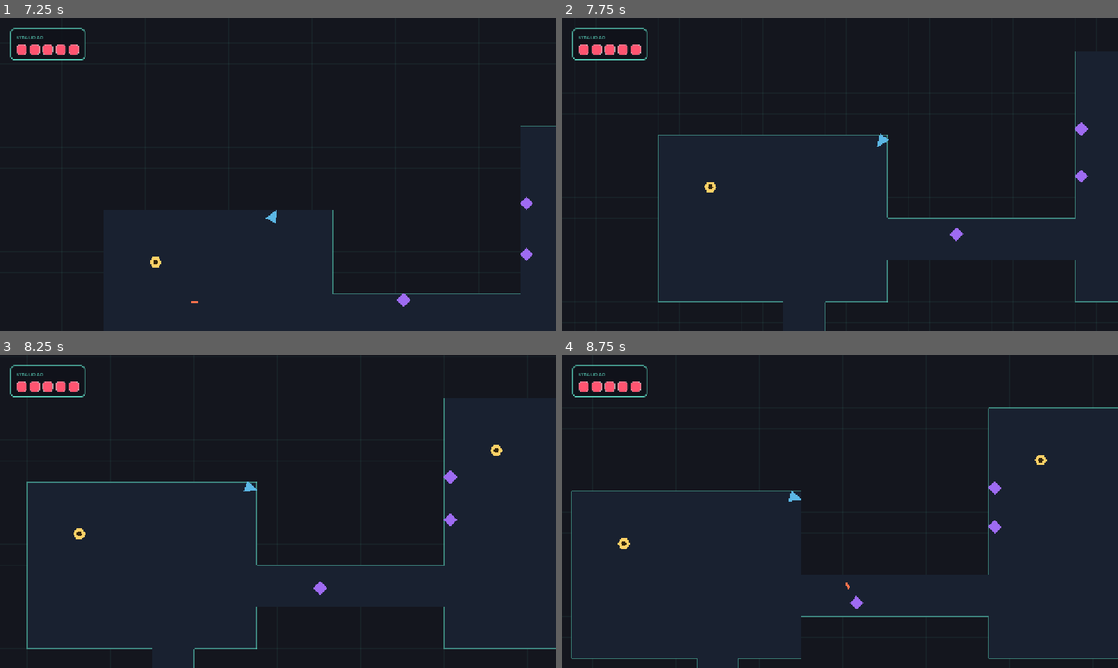
Above: before the commit, frames 1-4 (two rows, left to right).
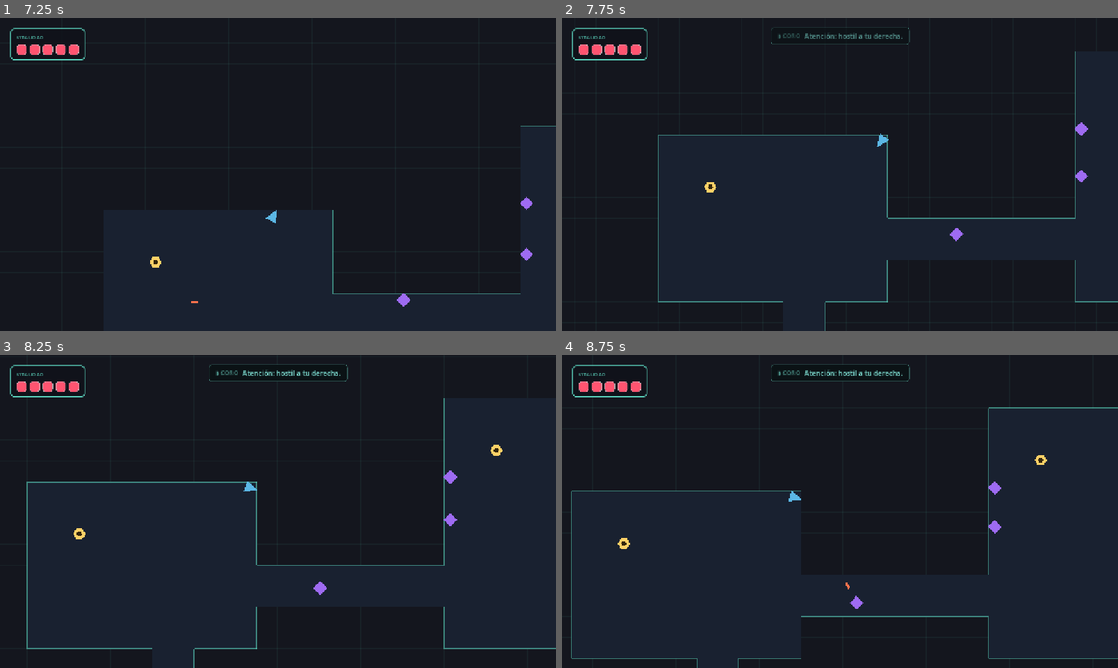
Above: after the commit, the same moments.

Repository: Im-diegollull/Shooter-Roguelike
Game: Godot game, scene res://scenes/ui/MainMenu.tscn
Two runs of this game, one before a commit and one after it. Both use one fixed random seed, a clock stepped at 60 frames per second and the inputs below.
Inputs (mouse positions are in pixels of both pictures, inside the frame that each line leads up to):
- Up to frame 1 (7.25 s): click "JUGAR" at 0.5 s; tap Enter at 1.25 s; move the mouse to (250, 237) at 1.27 s; hold E (interact) 1.28-2.03 s; hold W (move_up) 1.28-2.78 s; move the mouse to (444, 221) at 2.02 s; click (444, 221) at 2.1 s; move the mouse to (111, 127) at 2.77 s; hold A (move_left) 2.78-4.28 s; tap R at 2.85, 5.1 s; move the mouse to (305, 174) at 3.52 s; tap E (interact) at 3.6 s; move the mouse to (194, 96) at 4.27 s; press the mouse at (194, 96) at 4.28 s; hold S (move_down) 4.28-5.03 s; move the mouse to (400, 158) at 5.02 s; release the mouse at (400, 158) at 5.03 s; hold D (move_right) 5.03-5.78 s; move the mouse to (166, 190) at 5.77 s; hold W (move_up) 5.78-6.53 s; hold E (interact) 5.78-6.53 s; move the mouse to (333, 105) at 6.52 s; hold D (move_right) from 6.53 s (still down); click (333, 105) at 6.6 s
- Up to frame 2 (7.75 s): keep holding D (move_right); move the mouse to (812, 237) at 7.27 s; tap R at 7.35 s
- Up to frame 3 (8.25 s): keep holding D (move_right); move the mouse to (444, 558) at 8.02 s; tap E (interact) at 8.1 s
- Up to frame 4 (8.75 s): keep holding D (move_right)

Frame 1 is identical in both runs. In frame 2, 0.2% of the frame differs, in the area x 37-63%, y 3-9%; in frame 3, 0.3%, in the area x 37-63%, y 2-9%; in frame 4, 0.3%.

Commit message:
CORO útil — radar de amenazas fuera de tu mira y guía al portal

Diff:
--- a/scenes/world/Exit.gd
+++ b/scenes/world/Exit.gd
@@ -13,6 +13,7 @@
 var _used: bool = false
 
 func _ready() -> void:
+	add_to_group("exit")  # para que CORO pueda guiar al jugador hacia él
 	collision_layer = 0
 	collision_mask = 1  # capa del jugador
 	monitoring = true
--- a/scripts/managers/Coro.gd
+++ b/scripts/managers/Coro.gd
@@ -18,6 +18,24 @@
 ## Probabilidad de que CORO comente una baja (no habla en cada muerte).
 const KILL_COMMENT_CHANCE := 0.28
 
+# --- Función jugable: radar de amenazas + guía a la salida ---
+
+## Cada cuánto (segundos) CORO revisa el entorno del jugador. No hace falta cada
+## frame: con esto basta para avisar a tiempo sin coste.
+const SCAN_INTERVAL := 0.3
+## Un enemigo dentro de este radio del jugador se considera una amenaza cercana.
+const THREAT_RADIUS := 340.0
+## Solo se "olvida" un enemigo (y podrá volver a avisar) al salir de este radio
+## mayor: evita que un enemigo que oscila en el borde avise una y otra vez.
+const THREAT_FORGET_RADIUS := 520.0
+## Mínimo entre dos avisos de amenaza seguidos (no spamear en un enjambre).
+const THREAT_GAP := 2.6
+## Semiángulo (radianes) del cono de puntería del jugador. Solo se avisa de
+## enemigos FUERA de ese cono: los que ya estás mirando no necesitan aviso.
+const FRONT_HALF_ANGLE := 1.0  # ~57°
+## Más allá de este ángulo respecto a tu puntería, el enemigo está "a tu espalda".
+const BEHIND_ANGLE := 2.35  # ~135°
+
 # --- Repertorio (tono manual de seguridad; algunas líneas siembran el lore) ---
 
 const LINES_WELCOME: Array[String] = [
@@ -45,6 +63,21 @@
 	"Sector estable. Continúe descendiendo.",
 	"Si escucha una voz que recuerda su nombre, repórtela. Es un fallo.",
 	"Caldera le desea una jornada productiva.",
+]
+
+## Aviso de amenaza. %s se sustituye por la dirección ("a tu izquierda", etc.).
+const LINES_THREAT: Array[String] = [
+	"Cuidado, %s.",
+	"Contacto %s. Muévase.",
+	"Amenaza %s, operario.",
+	"Atención: hostil %s.",
+]
+
+## Guía al portal de descenso cuando el sector queda limpio. %s = dirección.
+const LINES_EXIT: Array[String] = [
+	"Sector despejado. El descenso está %s.",
+	"Ruta libre. La bajada queda %s. Buen trabajo.",
+	"Sin hostiles. Portal de descenso %s.",
 ]
 
 var _layer: CanvasLayer
@@ -56,6 +89,17 @@
 var _idle_time: float = 0.0
 var _idle_next: float = 0.0
 var _rng := RandomNumberGenerator.new()
+var _tween: Tween = null
+
+# Estado del radar / guía.
+var _scan_time: float = 0.0
+var _threat_gap: float = 0.0
+## Enemigos ya avisados (instance_id → true) hasta que se alejen o mueran.
+var _warned: Dictionary = {}
+## Si en este piso llegó a haber enemigos (para no "despejar" un piso vacío).
+var _saw_enemies: bool = false
+## Si ya se guio al portal en este piso (una sola vez por piso).
+var _exit_announced: bool = false
 
 func _ready() -> void:
 	_rng.randomize()
@@ -64,21 +108,103 @@
 	RunMemory.kill_registered.connect(_on_kill)
 
 func _process(delta: float) -> void:
-	# Líneas ambientales: solo si hay jugador en escena y no hay nada mostrándose.
+	var player: Node2D = get_tree().get_first_node_in_group("player")
+	if player == null:
+		return
+
+	# Radar de amenazas + guía a la salida (función jugable): en tiempo real,
+	# pero sin escanear cada frame.
+	_threat_gap = maxf(_threat_gap - delta, 0.0)
+	_scan_time += delta
+	if _scan_time >= SCAN_INTERVAL:
+		_scan_time = 0.0
+		_scan_threats(player)
+		_check_sector_clear(player)
+
+	# Líneas ambientales: solo si no hay nada mostrándose ni en cola.
 	if _showing or not _queue.is_empty():
-		return
-	if get_tree().get_first_node_in_group("player") == null:
 		return
 	_idle_time += delta
 	if _idle_time >= _idle_next:
 		say(_pick(LINES_AMBIENT))
 		_reset_idle()
 
+# --- Radar de amenazas ---
+
+## Busca enemigos cercanos FUERA del cono de puntería del jugador y avisa de su
+## dirección. Cada enemigo avisa una sola vez hasta que se aleja o muere.
+func _scan_threats(player: Node2D) -> void:
+	var aim := Vector2.from_angle(player.global_rotation)  # look_at apunta el +x
+	var nearest: Node2D = null
+	var nearest_d := THREAT_RADIUS
+	for e in get_tree().get_nodes_in_group("enemy"):
+		if not (e is Node2D):
+			continue
+		_saw_enemies = true
+		var to_e: Vector2 = e.global_position - player.global_position
+		var d := to_e.length()
+		var id := e.get_instance_id()
+		# Olvida a los que se alejan lo bastante: podrán volver a avisar.
+		if d > THREAT_FORGET_RADIUS:
+			_warned.erase(id)
+			continue
+		if d > THREAT_RADIUS or _warned.has(id):
+			continue
+		# Solo lo que NO estás mirando (fuera de tu cono de puntería).
+		if absf(aim.angle_to(to_e)) < FRONT_HALF_ANGLE:
+			continue
+		if d < nearest_d:
+			nearest_d = d
+			nearest = e
+	if nearest != null and _threat_gap <= 0.0:
+		var to_e: Vector2 = nearest.global_position - player.global_position
+		_warned[nearest.get_instance_id()] = true
+		_threat_gap = THREAT_GAP
+		_alert(_pick(LINES_THREAT) % _threat_direction(aim, to_e))
+	# Limpia ids de enemigos ya muertos para que el diccionario no crezca.
+	_prune_warned()
+
+## Guía al portal cuando el sector queda sin enemigos (una vez por piso).
+func _check_sector_clear(player: Node2D) -> void:
+	if _exit_announced or not _saw_enemies:
+		return
+	if not get_tree().get_nodes_in_group("enemy").is_empty():
+		return
+	_exit_announced = true
+	var exit: Node2D = get_tree().get_first_node_in_group("exit")
+	if exit == null:
+		return
+	var dir := _cardinal(exit.global_position - player.global_position)
+	_alert(_pick(LINES_EXIT) % dir)
+
+func _prune_warned() -> void:
+	for id in _warned.keys():
+		if not is_instance_id_valid(id):
+			_warned.erase(id)
+
+## Dirección de la amenaza relativa a hacia dónde apunta el jugador: si está muy
+## por detrás, "a tu espalda"; si no, el punto cardinal en pantalla.
+func _threat_direction(aim: Vector2, to_enemy: Vector2) -> String:
+	if absf(aim.angle_to(to_enemy)) >= BEHIND_ANGLE:
+		return "a tu espalda"
+	return _cardinal(to_enemy)
+
+## Punto cardinal en pantalla (arriba = -y) del vector dado.
+func _cardinal(v: Vector2) -> String:
+	if absf(v.x) >= absf(v.y):
+		return "a tu derecha" if v.x >= 0.0 else "a tu izquierda"
+	return "abajo" if v.y >= 0.0 else "arriba"
+
 # --- API pública (la llaman el generador, el player, etc.) ---
 
 ## Llamar al entrar a un piso nuevo.
 func announce_floor() -> void:
 	_queue.clear()  # una llegada nueva pisa avisos viejos
+	# Reinicia el radar/guía para el piso nuevo.
+	_warned.clear()
+	_saw_enemies = false
+	_exit_announced = false
+	_threat_gap = 0.0
 	say(_pick(LINES_WELCOME))
 	_reset_idle()
 
@@ -97,6 +223,19 @@
 	_queue.append(text)
 	if not _showing:
 		_play_next()
+
+## Aviso urgente (amenaza / salida): pisa lo que se esté mostrando y sale ya.
+## No debe esperar en la cola: para eso sirve como función jugable.
+func _alert(text: String) -> void:
+	if text.is_empty():
+		return
+	if _tween != null and _tween.is_valid():
+		_tween.kill()
+	_queue.clear()
+	_queue.append(text)
+	_showing = false
+	_reset_idle()
+	_play_next()
 
 # --- Interno ---
 
@@ -129,11 +268,11 @@
 	_label.text = _queue.pop_front()
 	_panel.modulate.a = 0.0
 	_panel.visible = true
-	var tw := create_tween()
-	tw.tween_property(_panel, "modulate:a", 1.0, FADE)
-	tw.tween_interval(SHOW_TIME)
-	tw.tween_property(_panel, "modulate:a", 0.0, FADE)
-	tw.tween_callback(_play_next)
+	_tween = create_tween()
+	_tween.tween_property(_panel, "modulate:a", 1.0, FADE)
+	_tween.tween_interval(SHOW_TIME)
+	_tween.tween_property(_panel, "modulate:a", 0.0, FADE)
+	_tween.tween_callback(_play_next)
 
 # --- UI (banda superior, construida en código como el HUD y el DialogBox) ---
 
